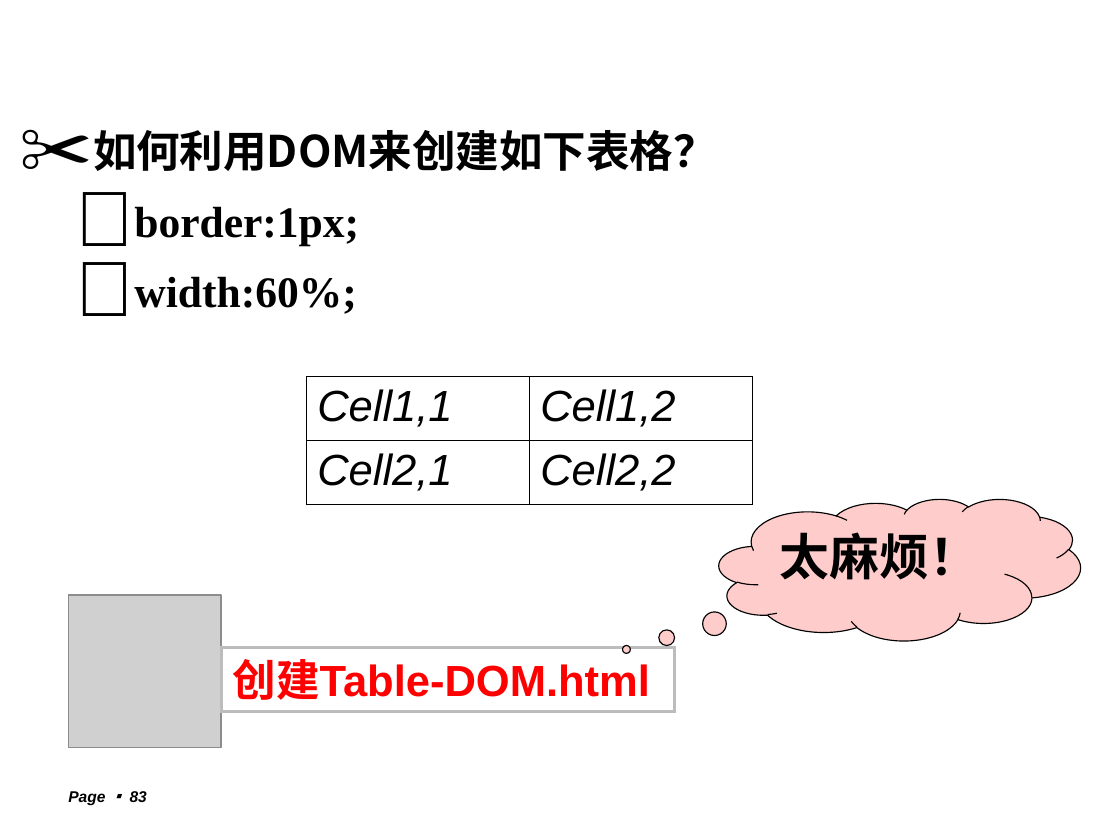
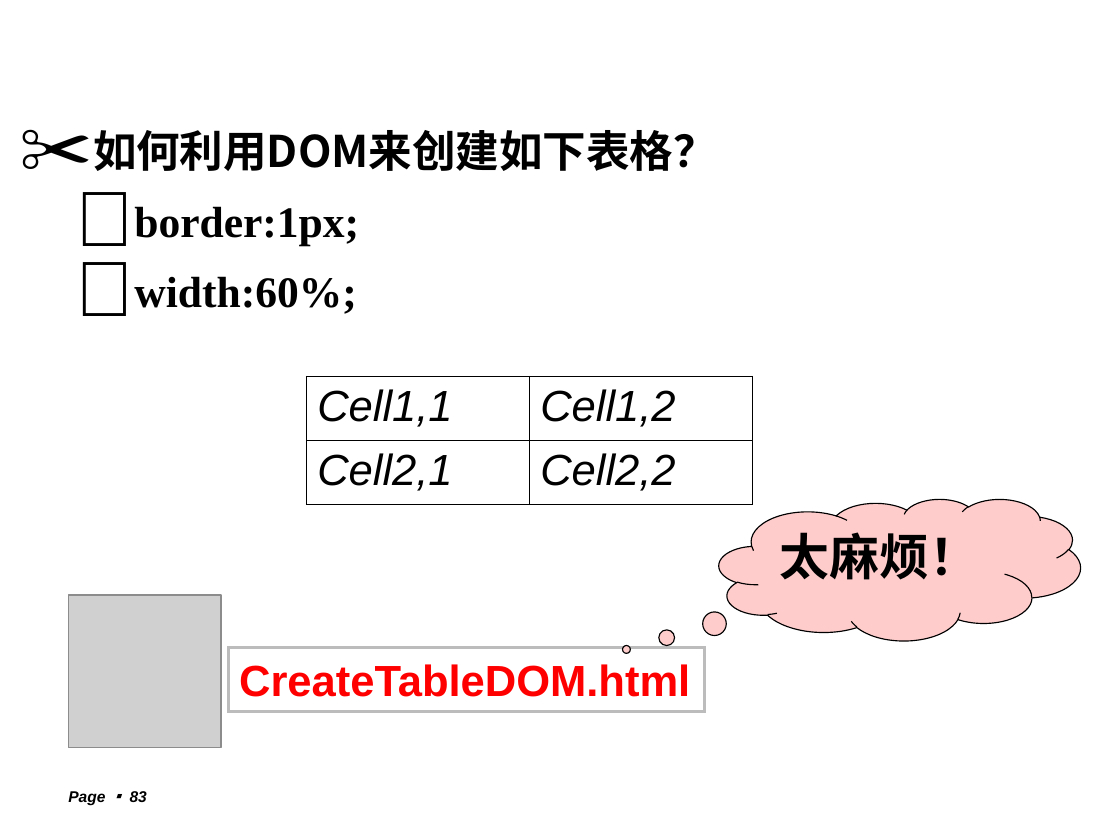
Before and after one commit to lxn56975/webdev, a slide deck: slide 83 of Chapter4Javascript.ppt. Drawn at 1120x840 pixels with LibreOffice and Linux fonts; fonts in the diff are those of the drawing; grey boxes stand for pictures; background and template pictures are left out. Boxes give left, top, right and bottom in pixels: in the first picture for what was removed or moved away, otherwise in the second. Text is boxed around its words. In the diff, an @@ line names an element or a change of style, - is before the commit and + after.

```diff
--- a/Chapter4Javascript.ppt
+++ b/Chapter4Javascript.ppt
@@ rectangle "CreateTableDOM.html": place and size @@
-rectangle "CreateTableDOM.html" at bbox=[222, 647, 674, 711]
+rectangle "CreateTableDOM.html" at bbox=[228, 647, 704, 711]
@@ text in rectangle at bbox=[239, 664, 690, 697]: text changed @@
-创建Table-DOM.html
+CreateTableDOM.html
```
Also in this commit, not shown: 3 other slides changed, 1 other file.
